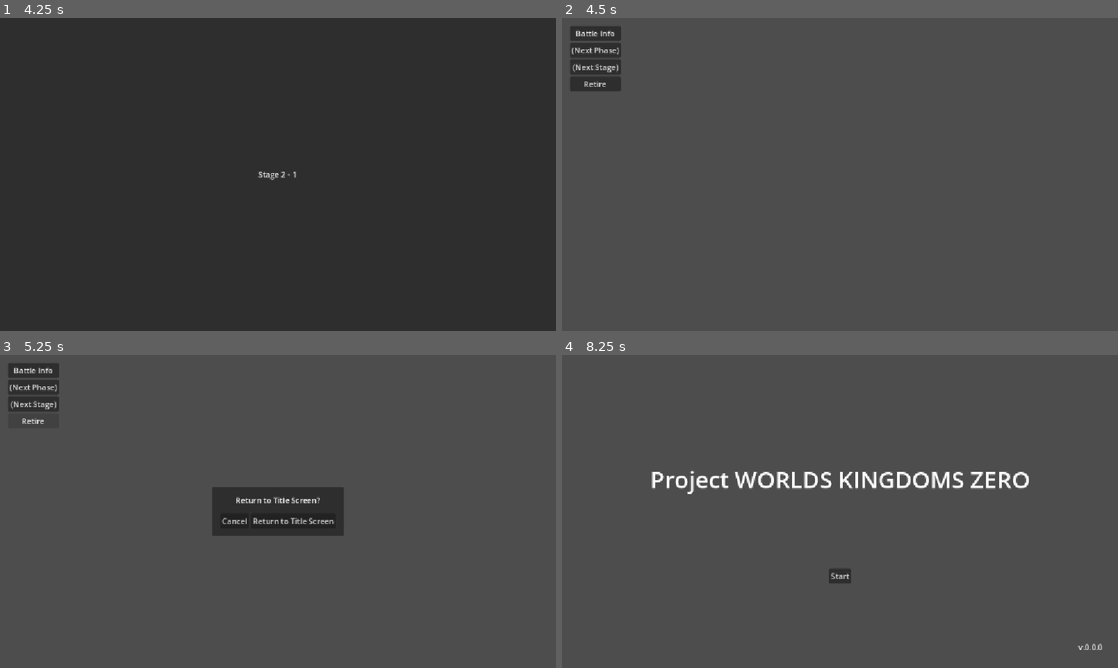
Above: before the commit, frames 1-4 (two rows, left to right).
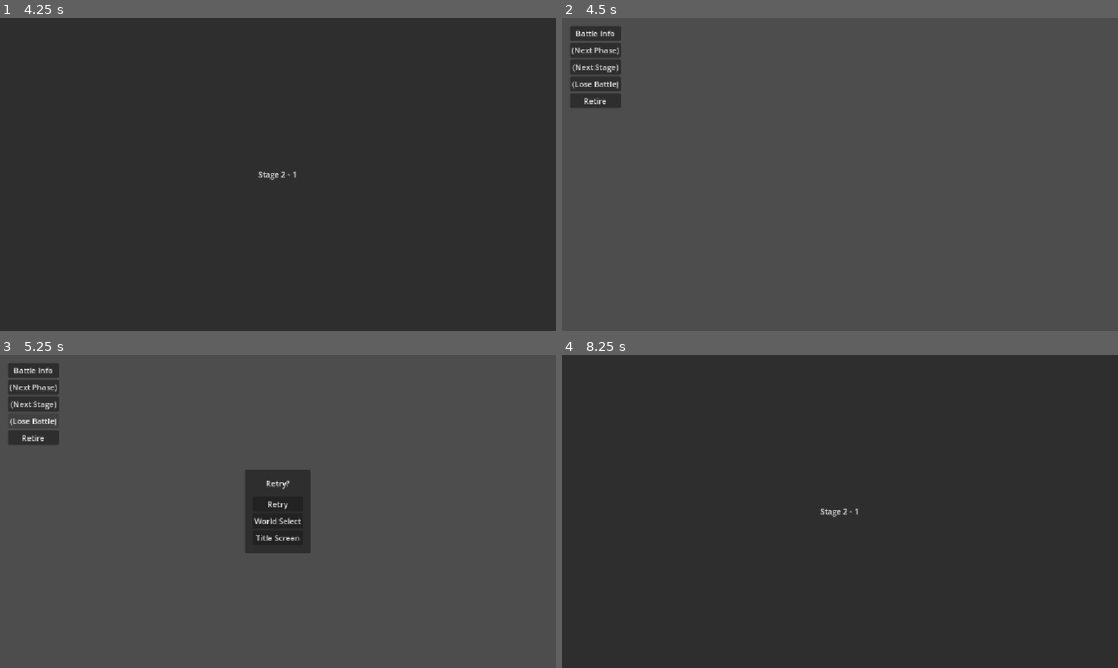
Above: after the commit, the same moments.

Repository: Adnyropast/pwkz-godot-4.7
Game: Godot game, scene res://scenes/rescue_screen.tscn
Same seed, same stepped clock (60 frames per second), same inputs: the game is played once before the commit and once after it. This scene is started directly instead of the project's main scene. The engine's default icon, where the game draws it, is replaced by a stand-in: a white triangle on a blue panel in a dark square.
Inputs (mouse positions are in pixels of both pictures, inside the frame that each line leads up to):
- Up to frame 1 (4.25 s): click "Next" at 0.5 s; click "Next" at 1.25 s; click "Next" at 2 s; click (183, 165) at 2.77 s; click "Next" at 3.5 s
- Up to frame 2 (4.5 s): tap Enter (ui_accept) at 4.25 s
- Up to frame 3 (5.25 s): tap Enter (ui_accept) at 4.52 s; click (33, 420) at 5 s, where only the run after the commit has a clickable "(Lose Battle)"
- Up to frame 4 (8.25 s): click (795, 520) at 5.75 s, where only the run before the commit has a clickable "Cancel"; click (840, 505) at 6.5 s, where only the run after the commit has a clickable "Retry"; click (589, 420) at 7.25 s, where only the run after the commit has a clickable "Next"; click (856, 520) at 8 s, where only the run before the commit has a clickable "Return to Title Screen"

Frame 1 is identical in both runs. In frame 2, 0.5% of the frame differs, in the area x 1-11%, y 20-29%; in frame 3, 3.8%; in frame 4, 100%, in the area x 0-100%, y 0-100%.

Commit message:
feat: add defeat screen

Diff:
--- a/globals/WorldState.gd
+++ b/globals/WorldState.gd
@@ -55,3 +55,7 @@
 
 func move_to_first_world() -> void:
 	move_to_world(1)
+
+func retry_stage() -> void:
+	current_phase = 0
+	Scenes.go_to_stage_start_screen()
--- a/scenes/battle_commands_menu.gd
+++ b/scenes/battle_commands_menu.gd
@@ -3,6 +3,7 @@
 signal next_stage_button_pressed
 signal next_phase_button_pressed
 signal battle_info_button_pressed
+signal lose_battle_button_pressed
 
 func _on_button_next_stage_pressed() -> void:
 	next_stage_button_pressed.emit()
@@ -17,6 +18,9 @@
 	pause()
 	PopupInterfaces.open_return_to_title_popup(unpause)
 
+func _on_button_lose_battle_pressed() -> void:
+	lose_battle_button_pressed.emit()
+
 func pause() -> void:
 	process_mode = Node.PROCESS_MODE_DISABLED
 
--- a/scenes/battle_commands_menu.tscn
+++ b/scenes/battle_commands_menu.tscn
@@ -32,6 +32,10 @@
 layout_mode = 2
 text = "(Next Stage)"
 
+[node name="ButtonLoseBattle" type="Button" parent="MarginContainer/VBoxContainer" unique_id=104606917]
+layout_mode = 2
+text = "(Lose Battle)"
+
 [node name="ButtonRetire" type="Button" parent="MarginContainer/VBoxContainer" unique_id=412689342]
 layout_mode = 2
 text = "Retire"
@@ -39,4 +43,5 @@
 [connection signal="pressed" from="MarginContainer/VBoxContainer/ButtonBattleInfo" to="." method="_on_button_battle_info_pressed"]
 [connection signal="pressed" from="MarginContainer/VBoxContainer/ButtonNextPhase" to="." method="_on_button_next_phase_pressed"]
 [connection signal="pressed" from="MarginContainer/VBoxContainer/ButtonNextStage" to="." method="_on_button_next_stage_pressed"]
+[connection signal="pressed" from="MarginContainer/VBoxContainer/ButtonLoseBattle" to="." method="_on_button_lose_battle_pressed"]
 [connection signal="pressed" from="MarginContainer/VBoxContainer/ButtonRetire" to="." method="_on_button_retire_pressed"]
--- /dev/null
+++ b/scenes/defeat_popup.gd
@@ -0,0 +1,13 @@
+extends Control
+
+func _on_button_retry_pressed() -> void:
+	queue_free()
+	PopupInterfaces.open_equip_screen_popup(WorldState.retry_stage)
+
+func _on_button_world_select_pressed() -> void:
+	queue_free()
+	Scenes.go_to_world_select_retry_screen()
+
+func _on_button_title_screen_pressed() -> void:
+	queue_free()
+	Scenes.go_to_title_screen()
--- /dev/null
+++ b/scenes/defeat_popup.tscn
@@ -0,0 +1,58 @@
+[gd_scene format=3 uid="uid://cdlaolb5kifqt"]
+
+[ext_resource type="Script" uid="uid://6s8icyshrgw0" path="res://scenes/defeat_popup.gd" id="1_wx5fh"]
+
+[node name="DefeatPopup" type="Control" unique_id=1451044020]
+layout_mode = 3
+anchors_preset = 15
+anchor_right = 1.0
+anchor_bottom = 1.0
+grow_horizontal = 2
+grow_vertical = 2
+script = ExtResource("1_wx5fh")
+
+[node name="CenterContainer" type="CenterContainer" parent="." unique_id=1939193421]
+layout_mode = 1
+anchors_preset = 15
+anchor_right = 1.0
+anchor_bottom = 1.0
+grow_horizontal = 2
+grow_vertical = 2
+
+[node name="PanelContainer" type="PanelContainer" parent="CenterContainer" unique_id=630949315]
+layout_mode = 2
+
+[node name="MarginContainer" type="MarginContainer" parent="CenterContainer/PanelContainer" unique_id=1669812939]
+layout_mode = 2
+theme_override_constants/margin_left = 16
+theme_override_constants/margin_top = 16
+theme_override_constants/margin_right = 16
+theme_override_constants/margin_bottom = 16
+
+[node name="VBoxContainer" type="VBoxContainer" parent="CenterContainer/PanelContainer/MarginContainer" unique_id=389866279]
+layout_mode = 2
+theme_override_constants/separation = 16
+
+[node name="Label" type="Label" parent="CenterContainer/PanelContainer/MarginContainer/VBoxContainer" unique_id=1042022703]
+layout_mode = 2
+text = "Retry?"
+horizontal_alignment = 1
+
+[node name="VBoxContainer" type="VBoxContainer" parent="CenterContainer/PanelContainer/MarginContainer/VBoxContainer" unique_id=945499680]
+layout_mode = 2
+
+[node name="ButtonRetry" type="Button" parent="CenterContainer/PanelContainer/MarginContainer/VBoxContainer/VBoxContainer" unique_id=326008242]
+layout_mode = 2
+text = "Retry"
+
+[node name="ButtonWorldSelect" type="Button" parent="CenterContainer/PanelContainer/MarginContainer/VBoxContainer/VBoxContainer" unique_id=557094889]
+layout_mode = 2
+text = "World Select"
+
+[node name="ButtonTitleScreen" type="Button" parent="CenterContainer/PanelContainer/MarginContainer/VBoxContainer/VBoxContainer" unique_id=471707114]
+layout_mode = 2
+text = "Title Screen"
+
+[connection signal="pressed" from="CenterContainer/PanelContainer/MarginContainer/VBoxContainer/VBoxContainer/ButtonRetry" to="." method="_on_button_retry_pressed"]
+[connection signal="pressed" from="CenterContainer/PanelContainer/MarginContainer/VBoxContainer/VBoxContainer/ButtonWorldSelect" to="." method="_on_button_world_select_pressed"]
+[connection signal="pressed" from="CenterContainer/PanelContainer/MarginContainer/VBoxContainer/VBoxContainer/ButtonTitleScreen" to="." method="_on_button_title_screen_pressed"]
--- a/scenes/stage.gd
+++ b/scenes/stage.gd
@@ -20,6 +20,10 @@
 	commands_menu_node.pause()
 	PopupInterfaces.open_battle_info_screen_popup(on_battle_info_screen_closed)
 
+func _on_battle_commands_menu_lose_battle_button_pressed() -> void:
+	commands_menu_node.pause()
+	PopupInterfaces.open_defeat_popup()
+
 func end_phase() -> void:
 	commands_menu_node.hide()
 
--- a/scenes/stage.tscn
+++ b/scenes/stage.tscn
@@ -29,6 +29,7 @@
 layout_mode = 1
 
 [connection signal="battle_info_button_pressed" from="HBoxContainer/MarginContainer/BattleCommandsMenu" to="." method="_on_battle_commands_menu_battle_info_button_pressed"]
+[connection signal="lose_battle_button_pressed" from="HBoxContainer/MarginContainer/BattleCommandsMenu" to="." method="_on_battle_commands_menu_lose_battle_button_pressed"]
 [connection signal="next_phase_button_pressed" from="HBoxContainer/MarginContainer/BattleCommandsMenu" to="." method="_on_battle_commands_menu_next_phase_button_pressed"]
 [connection signal="next_stage_button_pressed" from="HBoxContainer/MarginContainer/BattleCommandsMenu" to="." method="_on_battle_commands_menu_next_stage_button_pressed"]
 [connection signal="closed" from="HBoxContainer/BattleTextBoxContainer/BattleTextBox" to="." method="_on_battle_text_box_closed"]
--- /dev/null
+++ b/scenes/world_select_progress_screen.gd
@@ -0,0 +1,7 @@
+extends Control
+
+@onready var world_select_container: Container = $MarginContainer/WorldSelectScreen
+
+func _ready() -> void:
+	var worlds: Array[int] = WorldSelectOptions.get_next_worlds_options()
+	world_select_container.set_worlds(worlds)
--- /dev/null
+++ b/scenes/world_select_progress_screen.tscn
@@ -0,0 +1,24 @@
+[gd_scene format=3 uid="uid://ddtt8ox5wl40c"]
+
+[ext_resource type="Script" uid="uid://8pg7nyijkn5t" path="res://scenes/world_select_progress_screen.gd" id="1_w5l6x"]
+[ext_resource type="PackedScene" uid="uid://5fiv7sch53kc" path="res://scenes/world_select_screen.tscn" id="1_ynyv7"]
+
+[node name="WorldSelectProgressScreen" type="Control" unique_id=2126095799]
+layout_mode = 3
+anchors_preset = 15
+anchor_right = 1.0
+anchor_bottom = 1.0
+grow_horizontal = 2
+grow_vertical = 2
+script = ExtResource("1_w5l6x")
+
+[node name="MarginContainer" type="MarginContainer" parent="." unique_id=476563682]
+layout_mode = 1
+anchors_preset = 15
+anchor_right = 1.0
+anchor_bottom = 1.0
+grow_horizontal = 2
+grow_vertical = 2
+
+[node name="WorldSelectScreen" parent="MarginContainer" unique_id=271351972 instance=ExtResource("1_ynyv7")]
+layout_mode = 2
--- /dev/null
+++ b/scenes/world_select_retry_screen.gd
@@ -0,0 +1,11 @@
+extends Control
+
+@onready var world_select_container: Container = $VBoxContainer/WorldSelectScreen
+
+func _ready() -> void:
+	var worlds: Array[int] = WorldSelectOptions.get_retry_worlds_options()
+	world_select_container.set_worlds(worlds)
+
+func _on_button_cancel_pressed() -> void:
+	queue_free()
+	PopupInterfaces.open_defeat_popup()
--- /dev/null
+++ b/scenes/world_select_retry_screen.tscn
@@ -0,0 +1,41 @@
+[gd_scene format=3 uid="uid://du1hycbhb68jp"]
+
+[ext_resource type="Script" uid="uid://b7rucil35hq2r" path="res://scenes/world_select_retry_screen.gd" id="1_517bk"]
+[ext_resource type="PackedScene" uid="uid://5fiv7sch53kc" path="res://scenes/world_select_screen.tscn" id="2_vbcqi"]
+
+[node name="WorldSelectRetryScreen" type="Control" unique_id=1882678397]
+layout_mode = 3
+anchors_preset = 15
+anchor_right = 1.0
+anchor_bottom = 1.0
+grow_horizontal = 2
+grow_vertical = 2
+script = ExtResource("1_517bk")
+
+[node name="VBoxContainer" type="VBoxContainer" parent="." unique_id=1984829705]
+layout_mode = 1
+anchors_preset = 15
+anchor_right = 1.0
+anchor_bottom = 1.0
+grow_horizontal = 2
+grow_vertical = 2
+
+[node name="WorldSelectScreen" parent="VBoxContainer" unique_id=50652251 instance=ExtResource("2_vbcqi")]
+layout_mode = 2
+size_flags_vertical = 3
+
+[node name="MarginContainer" type="MarginContainer" parent="VBoxContainer" unique_id=707167213]
+layout_mode = 2
+theme_override_constants/margin_left = 16
+theme_override_constants/margin_top = 16
+theme_override_constants/margin_right = 16
+theme_override_constants/margin_bottom = 16
+
+[node name="HBoxContainer" type="HBoxContainer" parent="VBoxContainer/MarginContainer" unique_id=1306664818]
+layout_mode = 2
+
+[node name="ButtonCancel" type="Button" parent="VBoxContainer/MarginContainer/HBoxContainer" unique_id=1374933242]
+layout_mode = 2
+text = "Cancel"
+
+[connection signal="pressed" from="VBoxContainer/MarginContainer/HBoxContainer/ButtonCancel" to="." method="_on_button_cancel_pressed"]
--- a/scenes/world_select_screen.gd
+++ b/scenes/world_select_screen.gd
@@ -2,15 +2,6 @@
 
 @onready var worlds_container: Container = $CenterContainer/WorldsContainer
 var next_world: int
-
-func _ready() -> void:
-	var worlds: Array = WorldSelectOptions.get_next_worlds_options()
-
-	for world in worlds:
-		var item: Node = InterfaceItems.create_world_select_item(world)
-		var select_button_pressed: Signal = item.select_button_pressed
-		select_button_pressed.connect(on_select_button_pressed)
-		worlds_container.add_child(item)
 
 func on_select_button_pressed(world: int) -> void:
 	next_world = world
@@ -25,3 +16,10 @@
 
 func unpause() -> void:
 	process_mode = Node.PROCESS_MODE_INHERIT
+
+func set_worlds(worlds: Array[int]) -> void:
+	for world in worlds:
+		var item: Node = InterfaceItems.create_world_select_item(world)
+		var select_button_pressed: Signal = item.select_button_pressed
+		select_button_pressed.connect(on_select_button_pressed)
+		worlds_container.add_child(item)
--- a/scenes/world_select_screen.tscn
+++ b/scenes/world_select_screen.tscn
@@ -2,8 +2,7 @@
 
 [ext_resource type="Script" uid="uid://b1bmphiov7meg" path="res://scenes/world_select_screen.gd" id="1_36itx"]
 
-[node name="WorldSelectScreen" type="Control" unique_id=50652251]
-layout_mode = 3
+[node name="WorldSelectScreen" type="MarginContainer" unique_id=271351972]
 anchors_preset = 15
 anchor_right = 1.0
 anchor_bottom = 1.0
@@ -12,12 +11,7 @@
 script = ExtResource("1_36itx")
 
 [node name="CenterContainer" type="CenterContainer" parent="." unique_id=1949911576]
-layout_mode = 1
-anchors_preset = 15
-anchor_right = 1.0
-anchor_bottom = 1.0
-grow_horizontal = 2
-grow_vertical = 2
+layout_mode = 2
 
 [node name="WorldsContainer" type="HBoxContainer" parent="CenterContainer" unique_id=558357691]
 layout_mode = 2
--- a/static/PopupInterfaces.gd
+++ b/static/PopupInterfaces.gd
@@ -41,3 +41,8 @@
 	cancel_button_pressed.connect(callback_callable)
 	cancel_button_pressed.connect(popup.queue_free)
 	tree.root.add_child(popup)
+
+static func open_defeat_popup() -> void:
+	var tree: SceneTree = Engine.get_main_loop()
+	var popup = preload("res://scenes/defeat_popup.tscn").instantiate()
+	tree.root.add_child(popup)
--- a/static/Scenes.gd
+++ b/static/Scenes.gd
@@ -20,8 +20,12 @@
 
 static func go_to_world_select_screen() -> void:
 	var tree: SceneTree = Engine.get_main_loop()
-	tree.change_scene_to_file("res://scenes/world_select_screen.tscn")
+	tree.change_scene_to_file("res://scenes/world_select_progress_screen.tscn")
 
 static func go_to_title_screen() -> void:
 	var tree: SceneTree = Engine.get_main_loop()
 	tree.change_scene_to_file("res://scenes/title_screen.tscn")
+
+static func go_to_world_select_retry_screen() -> void:
+	var tree: SceneTree = Engine.get_main_loop()
+	tree.change_scene_to_file("res://scenes/world_select_retry_screen.tscn")
--- a/static/WorldSelectOptions.gd
+++ b/static/WorldSelectOptions.gd
@@ -38,3 +38,27 @@
 	var index: int = randi_range(0, worlds.size() - 1)
 	var world: int = worlds.pop_at(index)
 	return world
+
+static func get_retry_worlds_options() -> Array[int]:
+	return get_retry_worlds_options_for_world(WorldState.current_world)
+
+static func get_retry_worlds_options_for_world(world: int) -> Array[int]:
+	var other_options: Array[int] = []
+
+	for i in range(1, world):
+		other_options.append(i)
+
+	var options: Array[int] = []
+
+	if other_options.size() > 0:
+		var other_world: int = worlds_random_pop(other_options)
+		options.append(other_world)
+
+	if other_options.size() > 0:
+		var other_world: int = worlds_random_pop(other_options)
+		options.append(other_world)
+
+	options.sort()
+	options.append(world)
+
+	return options
Not shown, added: scenes/defeat_popup.gd.uid
Not shown, added: scenes/world_select_progress_screen.gd.uid
Not shown, added: scenes/world_select_retry_screen.gd.uid
